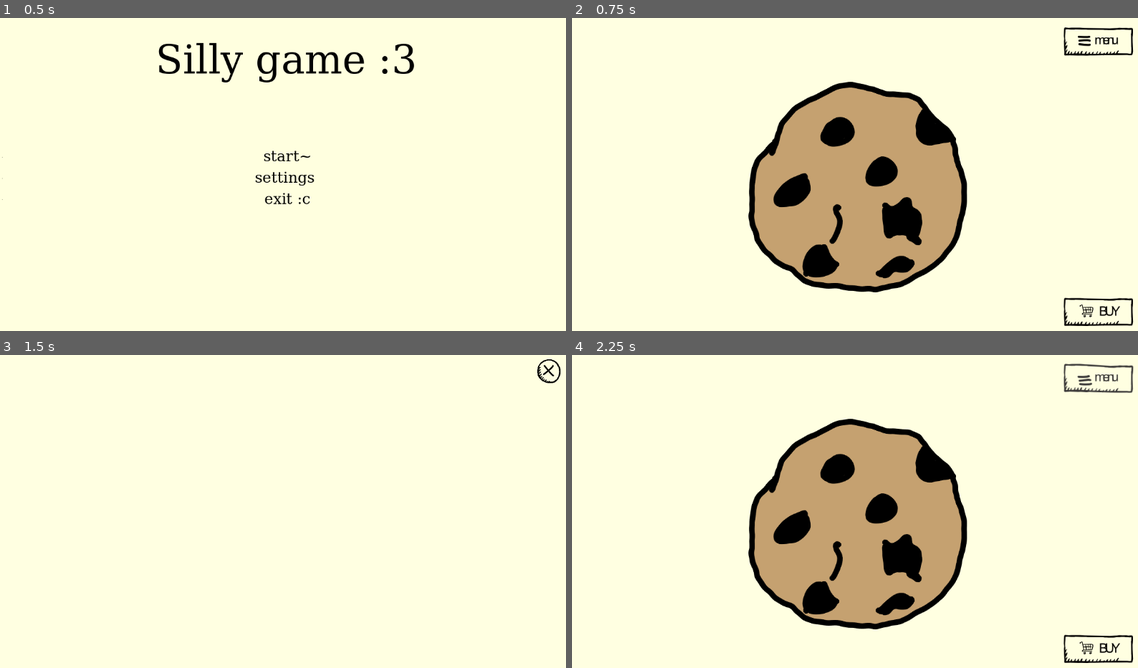
Above: before the commit, frames 1-4 (two rows, left to right).
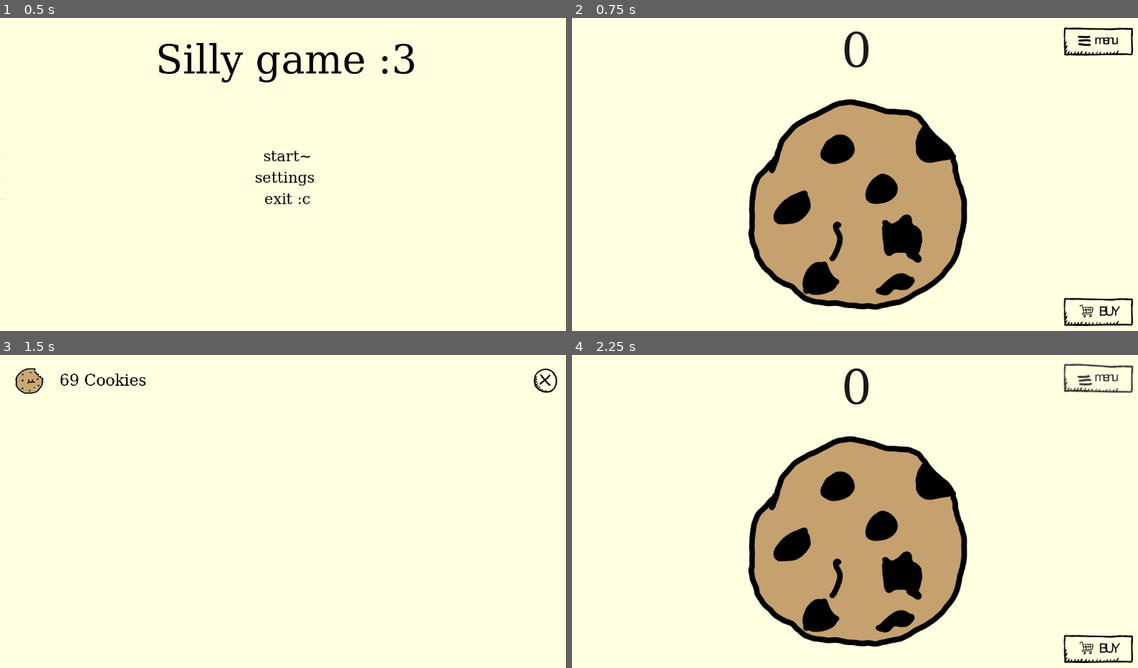
Above: after the commit, the same moments.

Repository: FoxyIsCoding/shorkyy
Game: Godot game, scene res://scenes/menu.tscn
Same seed, same stepped clock (60 frames per second), same inputs: the game is played once before the commit and once after it.
Inputs (mouse positions are in pixels of both pictures, inside the frame that each line leads up to; where the layout moved, square brackets give the same spot in the first picture):
- Up to frame 1 (0.5 s): no input
- Up to frame 2 (0.75 s): click "start~" at 0.5 s
- Up to frame 3 (1.5 s): click (526, 646) at 1.25 s
- Up to frame 4 (2.25 s): click (1115, 380) [1121, 370] at 2 s

Frame 1 is identical in both runs. In frame 2, 10% of the frame differs, in the area x 31-70%, y 4-94%; in frame 3, 0.8%; in frame 4, 10%.
Error after the commit: Invalid assignment of property or key 'text' with value of type 'int' on a base object of type 'Label'. (res://scripts/cookieController.gd:26)

Commit message:
added save and clicker counter

Diff:
--- a/scenes/map.tscn
+++ b/scenes/map.tscn
@@ -22,6 +22,9 @@
 stream_1/stream = ExtResource("2_2klcf")
 stream_2/stream = ExtResource("3_2lpho")
 stream_3/stream = ExtResource("4_nakos")
+
+[sub_resource type="SystemFont" id="SystemFont_n1psn"]
+font_names = PackedStringArray("Cursive")
 
 [node name="Node2D" type="Node2D"]
 script = ExtResource("1_n1psn")
@@ -59,9 +62,9 @@
 
 [node name="cookiee" type="TextureButton" parent="."]
 offset_left = 270.0
-offset_top = 50.0
+offset_top = 85.0
 offset_right = 882.0
-offset_bottom = 662.0
+offset_bottom = 697.0
 pivot_offset = Vector2(300, 298)
 size_flags_horizontal = 4
 size_flags_vertical = 4
@@ -71,6 +74,18 @@
 [node name="poper umm soun thingy" type="AudioStreamPlayer" parent="cookiee"]
 stream = ExtResource("13_gw3fx")
 
+[node name="clicks" type="Label" parent="."]
+offset_left = 433.0
+offset_top = 11.0
+offset_right = 712.0
+offset_bottom = 145.0
+theme_override_colors/font_color = Color(0.099985994, 0.099985994, 0.099985994, 1)
+theme_override_fonts/font = SubResource("SystemFont_n1psn")
+theme_override_font_sizes/font_size = 96
+text = "0"
+horizontal_alignment = 1
+vertical_alignment = 1
+
 [connection signal="pressed" from="shopBTN" to="." method="_on_shop_btn_pressed"]
 [connection signal="pressed" from="menuBTN" to="." method="_on_menu_btn_pressed"]
 [connection signal="button_down" from="cookiee" to="cookiee" method="_on_button_down"]
--- a/scenes/shop.tscn
+++ b/scenes/shop.tscn
@@ -1,9 +1,13 @@
-[gd_scene load_steps=5 format=3 uid="uid://b33qvtfjfbp6m"]
+[gd_scene load_steps=7 format=3 uid="uid://b33qvtfjfbp6m"]
 
 [ext_resource type="Texture2D" uid="uid://c8m73f0i2txk8" path="res://assets/my majestic art made in MS paint lol/buttons ig/the majestic exit-close button/close.png" id="1_1l46r"]
 [ext_resource type="Script" uid="uid://or1egfj0q5pj" path="res://scripts/shop/main_controller.gd" id="1_032fp"]
 [ext_resource type="Texture2D" uid="uid://c3m2nt4h2ncsg" path="res://assets/my majestic art made in MS paint lol/buttons ig/the majestic exit-close button/close_pressed.png" id="2_032fp"]
 [ext_resource type="Texture2D" uid="uid://dyx2q4yen2jwh" path="res://assets/my majestic art made in MS paint lol/buttons ig/the majestic exit-close button/close_hover.png" id="3_2fc2m"]
+[ext_resource type="Texture2D" uid="uid://d1l5735yoyr52" path="res://assets/my majestic art made in MS paint lol/ui art/sillest cookie.png" id="5_2fc2m"]
+
+[sub_resource type="SystemFont" id="SystemFont_2fc2m"]
+font_names = PackedStringArray("Cursive")
 
 [node name="Shop" type="Control"]
 layout_mode = 3
@@ -25,13 +29,46 @@
 
 [node name="TextureButton" type="TextureButton" parent="."]
 layout_mode = 0
-offset_left = 1081.0
-offset_top = 15.999999
-offset_right = 1216.0
-offset_bottom = 153.0
+offset_left = 1074.0
+offset_top = 34.999996
+offset_right = 1209.0
+offset_bottom = 172.0
 scale = Vector2(0.35, 0.35)
 texture_normal = ExtResource("1_1l46r")
 texture_pressed = ExtResource("2_032fp")
 texture_hover = ExtResource("3_2fc2m")
 
+[node name="HBoxContainer" type="HBoxContainer" parent="."]
+layout_mode = 1
+anchors_preset = -1
+anchor_right = 1.0
+anchor_bottom = 0.116000004
+offset_right = 4263.7896
+offset_bottom = 550.83203
+grow_horizontal = 2
+scale = Vector2(0.19, 0.19)
+
+[node name="TextureRect" type="TextureRect" parent="HBoxContainer"]
+layout_mode = 2
+texture = ExtResource("5_2fc2m")
+
+[node name="Label" type="Label" parent="HBoxContainer"]
+layout_mode = 2
+theme_override_colors/font_color = Color(0, 0, 0, 1)
+theme_override_fonts/font = SubResource("SystemFont_2fc2m")
+theme_override_font_sizes/font_size = 165
+text = "69 Cookies"
+
+[node name="ScrollContainer" type="ScrollContainer" parent="."]
+layout_mode = 1
+anchors_preset = 15
+anchor_right = 1.0
+anchor_bottom = 1.0
+offset_top = 98.0
+grow_horizontal = 2
+grow_vertical = 2
+
+[node name="HFlowContainer" type="HFlowContainer" parent="ScrollContainer"]
+layout_mode = 2
+
 [connection signal="pressed" from="TextureButton" to="." method="_on_texture_button_pressed"]
--- a/scripts/cookieController.gd
+++ b/scripts/cookieController.gd
@@ -1,21 +1,37 @@
 extends TextureButton
 
+# exports
+@export_category("Stats")
+@export var coins: int
+@export var cps: int
+@export_category("Animation settings")
 @export var shrink_amount: Vector2 = Vector2(0.9, 0.9)
 @export var rotate_amount: float = -0.1
 @export var tween_duration: float = 0.1
 @export var tween_ease: Tween.EaseType = Tween.EASE_OUT
 @export var tween_trans: Tween.TransitionType = Tween.TRANS_BOUNCE
 
+# some shitty var's
 var original_scale: Vector2
 var original_rotation: float
 var tween: Tween
+var clicks: int = 0
+const SAVE_PATH = "user://click_data.save"
 
+#funcs
 func _ready():
 	original_scale = scale
 	original_rotation = rotation
+	load_stats()
+	$"../clicks".text = clicks
 
 func _on_button_down():
 	$"poper umm soun thingy".play(0)
+
+	clicks += 1
+	if clicks % 10 == 0:
+		save_stats()
+
 	if tween:
 		tween.kill()
 	tween = create_tween()
@@ -25,6 +41,7 @@
 	tween.tween_property(self, "scale", original_scale * shrink_amount, tween_duration)
 	tween.tween_property(self, "rotation", original_rotation + rotate_amount, tween_duration)
 	tween.tween_callback(_on_tween_done)
+	$"../clicks".text = clicks
 
 func _on_button_up():
 	if tween:
@@ -36,3 +53,33 @@
 
 func _on_tween_done():
 	pass
+
+func save_stats():
+	var save_file = FileAccess.open(SAVE_PATH, FileAccess.WRITE)
+	if save_file:
+		var save_data = {
+			"clicks": clicks,
+			"cps": cps
+		}
+		save_file.store_line(JSON.stringify(save_data))
+		save_file.close()
+		print("Saved clicks: ", clicks)
+
+func load_stats():
+	if not FileAccess.file_exists(SAVE_PATH):
+		clicks = 0
+		return
+
+	var save_file = FileAccess.open(SAVE_PATH, FileAccess.READ)
+	if save_file:
+		var json_string = save_file.get_line()
+		save_file.close()
+
+		var json = JSON.new()
+		var parse_result = json.parse(json_string)
+		if parse_result == OK:
+			var save_data = json.data
+			clicks = save_data.get("clicks", 0)
+			print("Loaded clicks: ", clicks)
+			cps = save_data.get("cps", 0)
+			print("Loaded cps: ", cps)
Binary file changed: assets/my majestic art made in MS paint lol/ui art/sillest cookie.png
Not shown, added: assets/my majestic art made in MS paint lol/ui art/sillest cookie.png.import
Not shown: 1 places in scenes/map.tscn that only renumber resources
Not shown, changed: assets/my majestic art made in MS paint lol/buttons ig/the hamburger kinda looking menu button/menu.afphoto~lock~
Not shown, changed: assets/my majestic art made in MS paint lol/buttons ig/the hamburger kinda looking menu button/menu_hover.afphoto~lock~
Not shown, changed: assets/my majestic art made in MS paint lol/buttons ig/the hamburger kinda looking menu button/menu_presssed.afphoto~lock~
Not shown, changed: assets/my majestic art made in MS paint lol/buttons ig/the majestic exit-close button/close.afphoto~lock~
Not shown, changed: assets/my majestic art made in MS paint lol/buttons ig/the majestic exit-close button/close_hover.afphoto~lock~
Not shown, changed: assets/my majestic art made in MS paint lol/buttons ig/the majestic exit-close button/close_pressed.afphoto~lock~
Not shown, changed: assets/my majestic art made in MS paint lol/cookiee.afphoto~lock~
Not shown, changed: assets/my majestic art made in MS paint lol/shop_hover.afphoto~lock~
Not shown, changed: assets/my majestic art made in MS paint lol/ui art/sillest cookie.afphoto
(and 1 more such lines)
